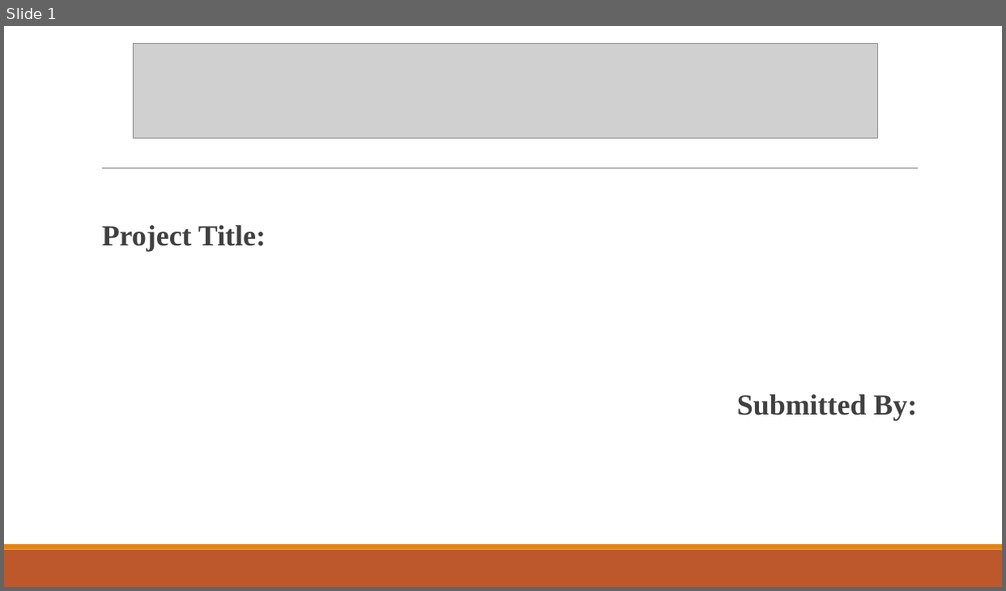
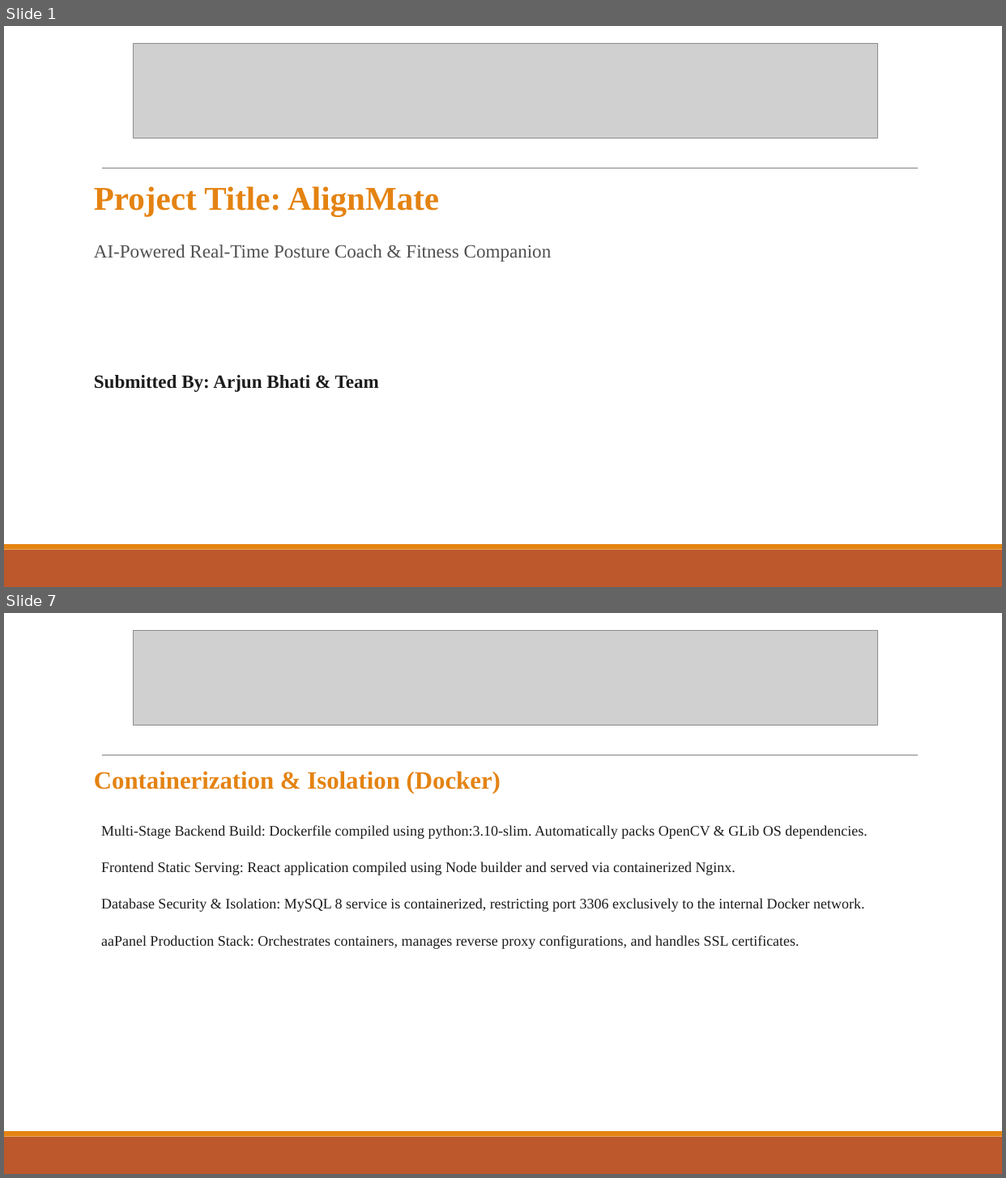
Before and after one commit to cartibhati/AlignMate-Fullstack, a slide deck: Presentation_PPt.pptx. Shown one above the other, each under a label of ours: slide 1 before the commit, slides 1 and 7 after it; the slides between them are not shown. The pictures are 1006x591 and 1006x1178 pixels, drawn with LibreOffice and Linux fonts; fonts in the diff are those of the drawing; grey boxes stand for pictures. Boxes give left, top, right and bottom in pixels: in the first picture for what was removed or moved away, otherwise in the second. Text is boxed around its words. In the diff, an @@ line names an element or a change of style, - is before the commit and + after.

```diff
--- a/Presentation_PPt.pptx
+++ b/Presentation_PPt.pptx
@@ slide 7 added at bbox=[4, 613, 1002, 1174], background #FFFFFF; not listed: 3 template elements that a slide beside it also shows @@
@@ picture added at bbox=[134, 630, 878, 726] @@
@@ text added at bbox=[94, 771, 867, 949], 14 pt, text #1C1C1C @@
+Containerization & Isolation (Docker)
+  Multi-Stage Backend Build: Dockerfile compiled using python:3.10-slim. Automatically packs OpenCV & GLib OS dependencies.
+  Frontend Static Serving: React application compiled using Node builder and served via containerized Nginx.
+  Database Security & Isolation: MySQL 8 service is containerized, restricting port 3306 exclusively to the internal Docker network.
+  aaPanel Production Stack: Orchestrates containers, manages reverse proxy configurations, and handles SSL certificates.
@@ slide 1 changed as well @@
@@ text at bbox=[94, 186, 552, 392]: text changed; size 28 to 18 pt; text colour #404040 to #505050 @@
-  Project Title:
-  Submitted By:
+Project Title: AlignMate
+AI-Powered Real-Time Posture Coach & Fitness Companion
+Submitted By: Arjun Bhati & Team
```
Also in this commit, not shown: 1 other slide changed, 7 other slides added, 3 slides removed, 1 other file.
